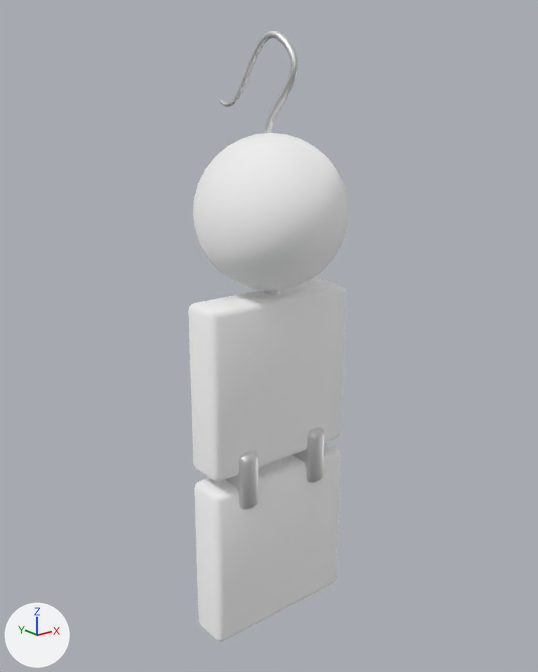
The glTF model apps/demo-tryon/models/earing_esmerald.glb: old version first, new version second.
Camera for both pictures: a camera (50 mm lens) standing at (-0.029, -0.0361, 0.0065) and looking at (0.0002, 0.0004, -0.0081). Lighting does not change. The marker at lower left points along +X, +Y and +Z. The older version comes first.

Script lines for the objects in view, before the commit:
```python
mat_esmerald = principled_material('esmerald')
mat_esmerald.base_color = (1.0, 1.0, 1.0)  # white #ffffff
mat_esmerald.metallic = 1.0
mat_esmerald.roughness = 1.0
mat_rubi = principled_material('rubi')
mat_rubi.base_color = (1.0, 1.0, 1.0)  # white #ffffff
mat_rubi.metallic = 1.0
mat_rubi.roughness = 1.0
me_béziercurve = bpy.data.meshes.new('BézierCurve')
me_béziercurve.from_pydata(...)  # 348 vertices, 692 faces; spans x -0.00021..0.00021, y -0.00233..0.00517, z 0.00418..0.01047
me_béziercurve.materials.append(mat_metal)  # white #e7e7e7
me_sphere = bpy.data.meshes.new('Sphere')
me_sphere.from_pydata(...)  # 962 vertices, 1900 faces; spans x -0.0056..0.0056, y -0.0048..0.0048, z -0.0284..0.0048
# faces by material slot: [960, 564, 376]
me_sphere.materials.append(mat_rubi)  # white #ffffff
me_sphere.materials.append(mat_metal)  # white #e7e7e7
me_sphere.materials.append(mat_esmerald)  # white #ffffff
ob_béziercurve = bpy.data.objects.new('BézierCurve', me_béziercurve)
ob_béziercurve.location = (0.0, 0.0, 0.0)
ob_sphere = bpy.data.objects.new('Sphere', me_sphere)
ob_sphere.location = (0.0, 0.0, 0.0)
```
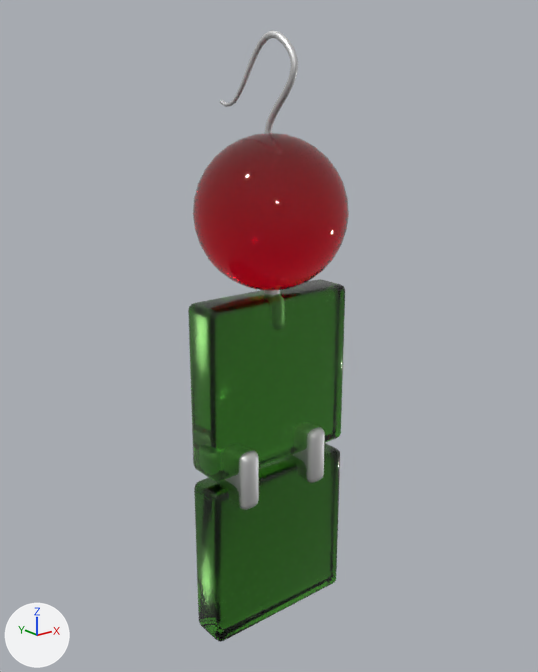
Where the change shows, as pixel boxes [x1, y1, x2, y2] in the pictures (538 x 672 px):
```json
{"object": "Sphere", "change": "recoloured, surface changed", "before": [188, 133, 349, 642], "after": [188, 133, 349, 642]}
```

Scene script edits in JSON lines:
```json
{"op": "set", "path": "mat_rubi.metallic", "old": "1.0", "new": "0.0"}
{"op": "set", "path": "mat_rubi.base_color", "old": "(1.0, 1.0, 1.0)", "new": "(0.8, 0.000252, 0.0189)", "note": "white #ffffff -> red #e70125"}
{"op": "set", "path": "mat_rubi.roughness", "old": "1.0", "new": "0.0182"}
{"op": "add", "block": "mat_rubi", "code": "mat_rubi.transmission_weight = 1.0"}
{"op": "set", "path": "mat_esmerald.metallic", "old": "1.0", "new": "0.0"}
{"op": "set", "path": "mat_esmerald.base_color", "old": "(1.0, 1.0, 1.0)", "new": "(0.0762, 0.407, 0.0331)", "note": "white #ffffff -> green #4eab33"}
{"op": "set", "path": "mat_esmerald.roughness", "old": "1.0", "new": "0.0727"}
{"op": "add", "block": "mat_esmerald", "code": "mat_esmerald.transmission_weight = 0.995"}
```
